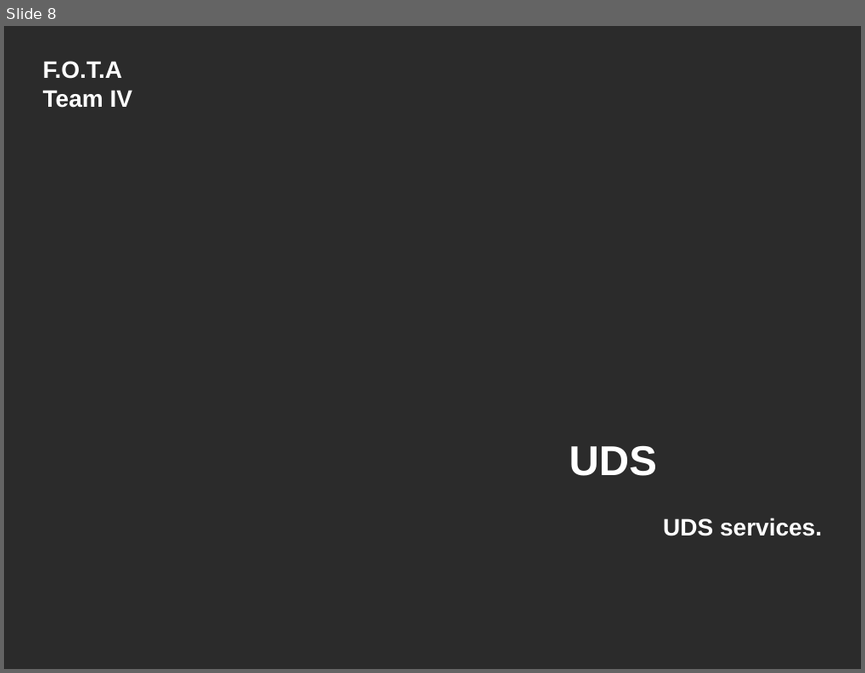
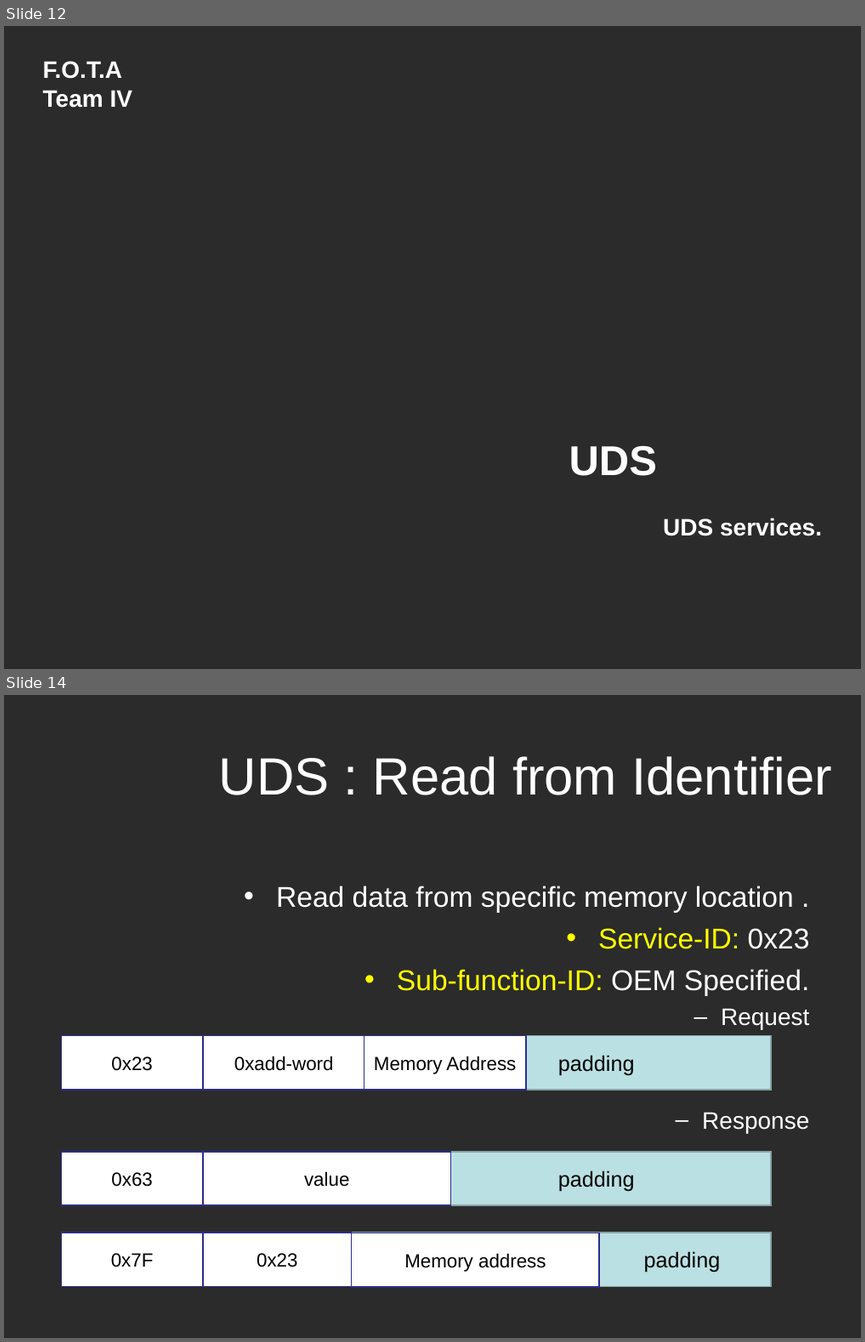
Before and after one commit to Marcelle-Samir/Firmware_Over_The_Air, a slide deck: project Documentation/Second week/Search-UDS.ppt. Shown one above the other, each under a label of ours: slide 8 before the commit, slides 12 and 14 after it; the slides between them are not shown. The pictures are 865x673 and 865x1342 pixels, drawn with LibreOffice and Linux fonts; fonts in the diff are those of the drawing; background and template pictures are left out; a plain dark background stands for a picture behind light text. Boxes give left, top, right and bottom in pixels: in the first picture for what was removed or moved away, otherwise in the second. Text is boxed around its words. In the diff, an @@ line names an element or a change of style, - is before the commit and + after.

```diff
--- a/project Documentation/Second week/Search-UDS.ppt
+++ b/project Documentation/Second week/Search-UDS.ppt
@@ slide 14 added at bbox=[4, 695, 861, 1338], background picture (left out) @@
@@ title added at bbox=[219, 756, 832, 795], 44 pt, text #FFFFFF @@
+UDS : Read from Identifier
@@ text added at bbox=[276, 885, 810, 1133], 24 pt, text #FFFFFF @@
+• Read data from specific memory location .
+• Service-ID: 0x23
+• Sub-function-ID: OEM Specified.
+  – Request
+  – Response
@@ group added at bbox=[62, 1036, 771, 1090]: 4 rectangles @@
+padding
+0x23
+0xadd-word
+Memory Address
@@ rectangle added at bbox=[62, 1151, 771, 1206], fill #BBE0E3, outline #89A4A7 0.99 pt, 18 pt, text #000000 @@
+padding
@@ rectangle added at bbox=[62, 1151, 203, 1206], fill #FFFFFF, outline #2D2D8A 0.99 pt, 16 pt, text #000000 @@
+0x63
@@ rectangle added at bbox=[203, 1151, 450, 1206], fill #FFFFFF, outline #2D2D8A 0.99 pt, 16 pt, text #000000 @@
+value
@@ group added at bbox=[62, 1232, 771, 1287]: 4 rectangles @@
+padding
+0x7F
+0x23
+Memory address
@@ what was slide 8 is now slide 12 @@
```
Also in this commit, not shown: 3 slides changed, 4 other slides added.
